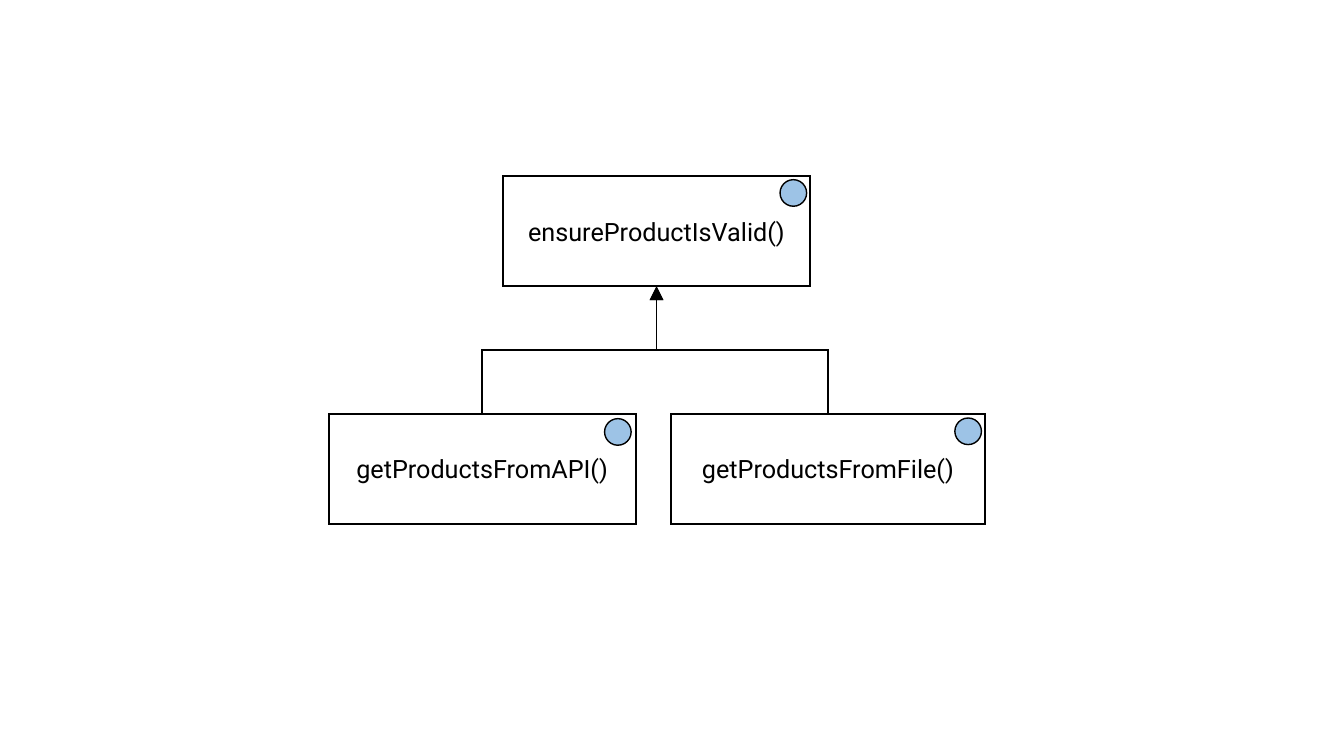
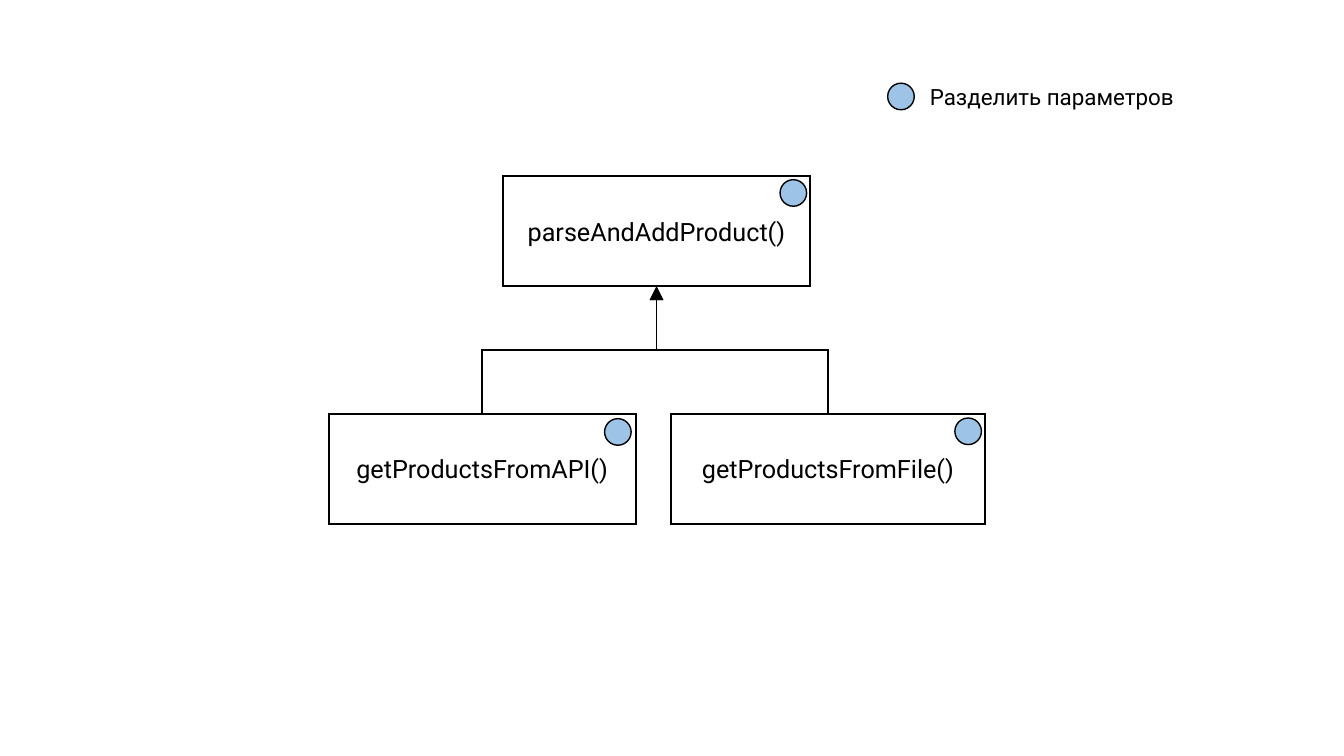
Before and after one commit to rkhaimov/brain-gym, a slide deck: slide 34 of clean/Презентация.pptx (slide 26 before the commit). Drawn at 1344x756 pixels with LibreOffice and Linux fonts; fonts in the diff are those of the drawing. Boxes give left, top, right and bottom in pixels: in the first picture for what was removed or moved away, otherwise in the second. Text is boxed around its words. In the diff, an @@ line names an element or a change of style, - is before the commit and + after.

```diff
--- a/clean/Презентация.pptx
+++ b/clean/Презентация.pptx
@@ ellipse added at (888,84,914,110), fill #9DC3E6, outline #000000 1 pt @@
@@ text added at (930,89,1174,110), 16 pt, text #000000 @@
+Разделить параметров
@@ text in rectangle at (528,221,785,247): text changed @@
-ensureProductIsValid()
+parseAndAddProduct()
```
Also in this commit, not shown: 13 other slides changed, 18 slides added, 7 slides removed, 47 other files.
